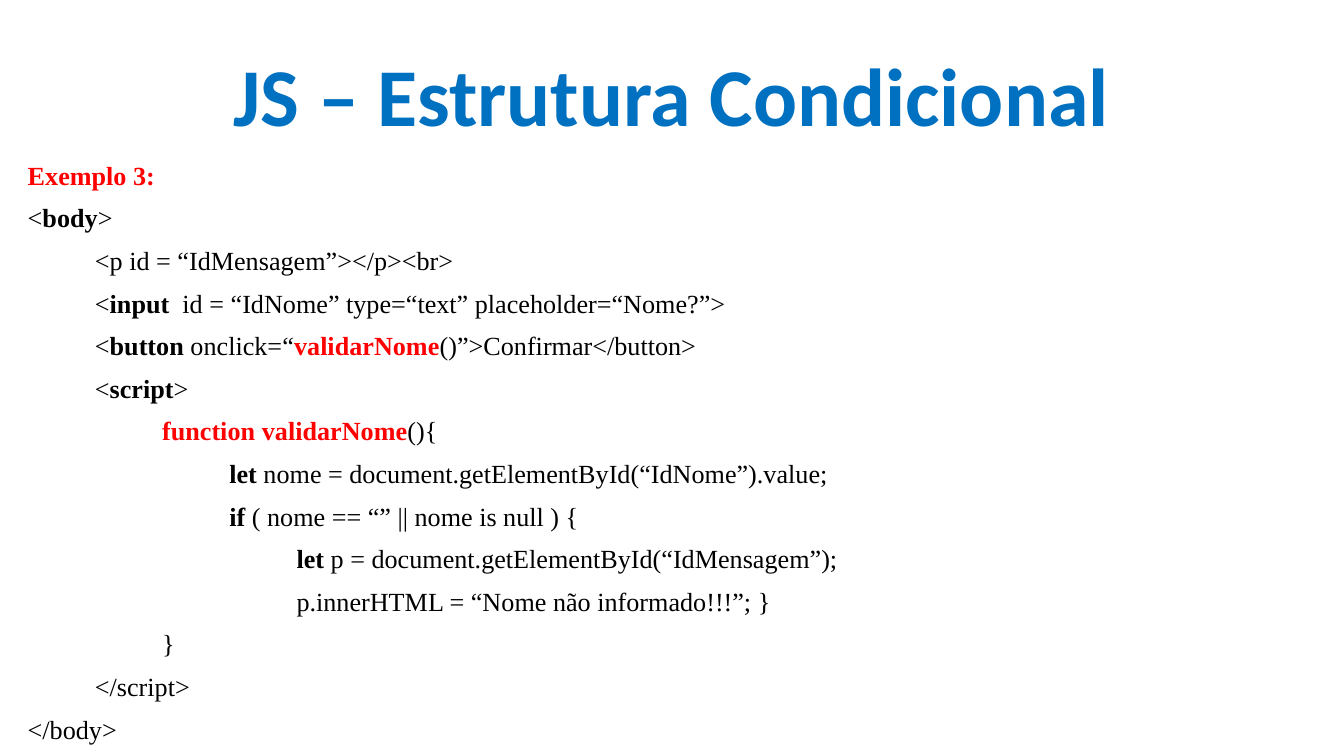
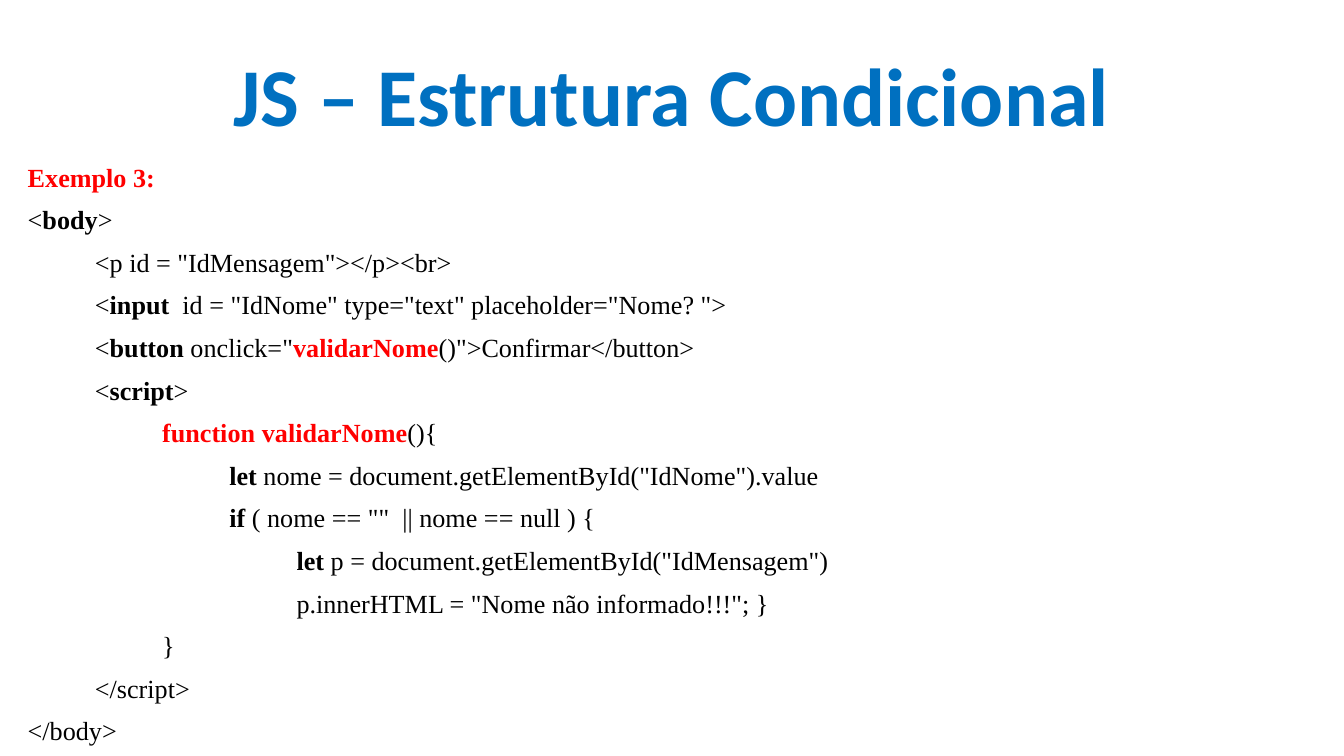
Before and after one commit to CloudEducationBrazil/WydenDesenvolvimentoWebPHP, a slide deck: slide 21 of 01 Classes/Aula 09 Desenvolvimento Web PHP - JS.pptx. Drawn at 1344x756 pixels with LibreOffice and Linux fonts; fonts in the diff are those of the drawing; background and template pictures are left out. Boxes give left, top, right and bottom in pixels: in the first picture for what was removed or moved away, otherwise in the second. Text is boxed around its words. In the diff, an @@ line names an element or a change of style, - is before the commit and + after.

```diff
--- a/01 Classes/Aula 09 Desenvolvimento Web PHP - JS.pptx
+++ b/01 Classes/Aula 09 Desenvolvimento Web PHP - JS.pptx
@@ text at (x1=95, y1=254, x2=694, y2=363): text changed @@
-<p id = “IdMensagem”></p><br>
-<input id = “IdNome” type=“text” placeholder=“Nome?”>
-<button onclick=“validarNome()”>Confirmar</button>
+<p id = "IdMensagem"></p><br>
+<input id = "IdNome" type="text" placeholder="Nome? ">
+<button onclick="validarNome()">Confirmar</button>
@@ text at (x1=229, y1=467, x2=828, y2=619): text changed @@
-let nome = document.getElementById(“IdNome”).value;
-if ( nome == “” || nome is null ) {
-let p = document.getElementById(“IdMensagem”);
-p.innerHTML = “Nome não informado!!!”; }
+let nome = document.getElementById("IdNome").value
+if ( nome == "" || nome == null ) {
+let p = document.getElementById("IdMensagem")
+p.innerHTML = "Nome não informado!!!"; }
```
Also in this commit, not shown: 4 other slides changed.
